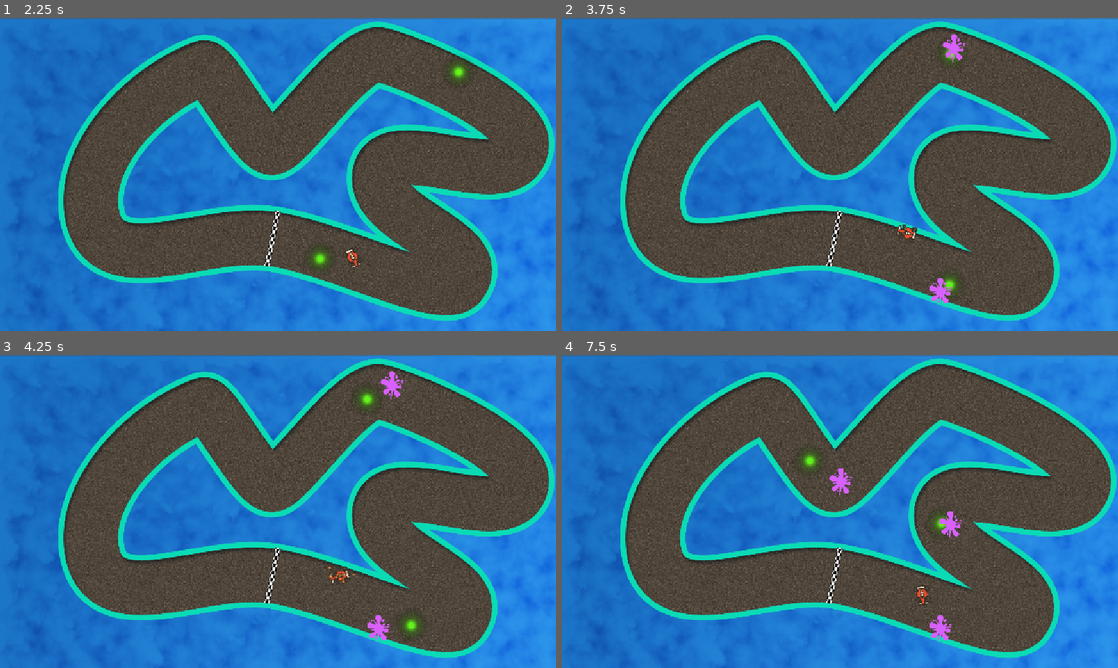
Above: before the commit, frames 1-4 (two rows, left to right).
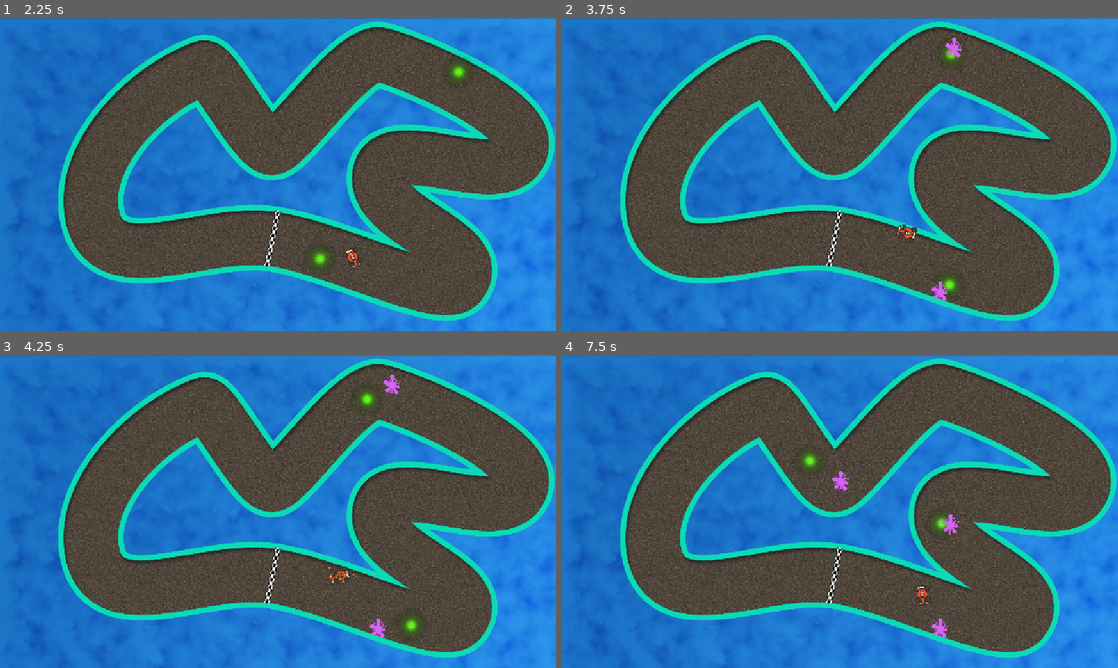
Above: after the commit, the same moments.

Repository: Sohamcodesabit/Top-down-Car-Game
Game: Godot game, scene res://Scenes/Track/Track.tscn
Two runs of this game, one before a commit and one after it. Both use one fixed random seed, a clock stepped at 60 frames per second and the inputs below.
Inputs:
- Up to frame 1 (2.25 s): hold Right (ui_right) 0.53-1.28 s; hold Left (ui_left) 1.28-2.03 s; hold Right (ui_right) from 2.03 s (still down)
- Up to frame 2 (3.75 s): release Right (ui_right) at 2.78 s; hold W (ui_up) 2.78-3.53 s; hold Left (ui_left) from 3.53 s (still down)
- Up to frame 3 (4.25 s): keep holding Left (ui_left)
- Up to frame 4 (7.5 s): release Left (ui_left) at 5.78 s; hold Right (ui_right) 5.78-6.53 s; hold W (ui_up) 6.53-7.28 s; hold Right (ui_right) from 7.28 s (still down)

Frame 1 is identical in both runs. In frame 2, 0.2% of the frame differs, in the area x 66-73%, y 5-92%; in frame 3, 0.2%; in frame 4, 0.3%, in the area x 48-72%, y 36-92%.

Commit message:
Lap Logic anti cheat

Diff:
--- a/Scenes/Car/Car.gd
+++ b/Scenes/Car/Car.gd
@@ -26,10 +26,18 @@
 var _bounce_target: Vector2 = Vector2.ZERO
 var _slip_tween: Tween
 var _state: CarState = CarState.DRIVING
+var _verifications_count: int = 0
+var _verifications_passed: Array[int] = []
+
 
 # Called when the node enters the scene tree for the first time.
 func _ready() -> void:
 	pass # Replace with function body.
+
+func _setup(vc: int) -> void:
+	_verifications_count = vc
+	pass
+
 
 
 # Called every frame. 'delta' is the elapsed time since the previous frame.
@@ -158,4 +166,16 @@
 
 
 func lap_completed() -> void:
-	pass
+	if _verifications_count == _verifications_passed.size():
+		print("lap completed")
+	_verifications_passed.clear()
+
+
+
+
+
+
+func hit_verification(verification_id: int) -> void:
+	if verification_id not in _verifications_passed:
+		_verifications_passed.append(verification_id)
+		pass
--- a/Scenes/Oil/Oil.tscn
+++ b/Scenes/Oil/Oil.tscn
@@ -4,7 +4,7 @@
 [ext_resource type="Texture2D" uid="uid://yyr47gbb1gym" path="res://Assets/Images/Oil.png" id="1_smbwj"]
 
 [sub_resource type="CircleShape2D" id="CircleShape2D_tlebx"]
-radius = 21.0
+radius = 15.4013
 
 [node name="Oil" type="Area2D"]
 collision_layer = 0
@@ -12,7 +12,7 @@
 
 [node name="Sprite2D" type="Sprite2D" parent="."]
 position = Vector2(1.6, -0.199999)
-scale = Vector2(0.4, 0.4)
+scale = Vector2(0.3, 0.3)
 texture = ExtResource("1_smbwj")
 
 [node name="CollisionShape2D" type="CollisionShape2D" parent="."]
--- a/Scenes/Track/Track.gd
+++ b/Scenes/Track/Track.gd
@@ -4,12 +4,20 @@
 class_name Track
 
 @onready var track_path: Path2D = $TrackPath
+@onready var verification_holder: Node = $VerificationHolder
+@onready var cars_holder: Node = $CarsHolder
 
 
 var _track_curve: Curve2D
 
 func _ready() -> void:
 	_track_curve = track_path.curve
+
+	for car in cars_holder.get_children():
+		if car is Car:
+			car._setup(verification_holder.get_children().size())
+
+
 
 
 func get_direction_to_path(from_pos: Vector2) -> Vector2:
@@ -20,3 +28,8 @@
 
 func _on_track_collison_area_entered(area: Area2D) -> void:
 	if area is Car: area.hit_boundary(get_direction_to_path(area.position))
+
+
+
+func _on_start_line_area_entered(area: Area2D) -> void:
+	if area is Car: area.lap_completed()
--- a/Scenes/Track/Track.tscn
+++ b/Scenes/Track/Track.tscn
@@ -6,6 +6,7 @@
 [ext_resource type="PackedScene" uid="uid://m6m4cynd8de0" path="res://Scenes/Car/Car.tscn" id="3_0ld5s"]
 [ext_resource type="PackedScene" uid="uid://8ilh1npg2ffi" path="res://Scenes/OilDropper/OilDropper.tscn" id="5_vfgym"]
 [ext_resource type="Texture2D" uid="uid://dec3bup5l0rha" path="res://Assets/Images/FinishLine.png" id="6_wtm8k"]
+[ext_resource type="PackedScene" uid="uid://ct71a6erffut3" path="res://Scenes/Verifiation/Verification.tscn" id="7_6d5m8"]
 
 [sub_resource type="Curve2D" id="Curve2D_0do6f"]
 _data = {
@@ -28,9 +29,6 @@
 position = Vector2(637.2, 322)
 scale = Vector2(0.8, 0.8)
 texture = ExtResource("1_fv5kj")
-
-[node name="Car" parent="." instance=ExtResource("3_0ld5s")]
-position = Vector2(731.2, 497)
 
 [node name="TrackCollison" type="Area2D" parent="."]
 position = Vector2(15.2, -2)
@@ -72,7 +70,26 @@
 
 [node name="CollisionShape2D" type="CollisionShape2D" parent="StartLine"]
 position = Vector2(0.532562, 0.126831)
-scale = Vector2(1, 1)
 shape = SubResource("RectangleShape2D_wtm8k")
 
+[node name="VerificationHolder" type="Node" parent="."]
+
+[node name="Verification" parent="VerificationHolder" instance=ExtResource("7_6d5m8")]
+position = Vector2(820, 393)
+rotation = -0.520872
+
+[node name="Verification2" parent="VerificationHolder" instance=ExtResource("7_6d5m8")]
+position = Vector2(643, 196)
+rotation = 0.783474
+
+[node name="Verification3" parent="VerificationHolder" instance=ExtResource("7_6d5m8")]
+position = Vector2(207, 291)
+rotation = 0.425772
+
+[node name="CarsHolder" type="Node" parent="."]
+
+[node name="Car" parent="CarsHolder" instance=ExtResource("3_0ld5s")]
+position = Vector2(731.2, 497)
+
 [connection signal="area_entered" from="TrackCollison" to="." method="_on_track_collison_area_entered"]
+[connection signal="area_entered" from="StartLine" to="." method="_on_start_line_area_entered"]
--- /dev/null
+++ b/Scenes/Verifiation/Verification.gd
@@ -0,0 +1,5 @@
+extends Area2D
+
+
+func _on_area_entered(area: Area2D) -> void:
+	if area is Car:area.hit_verification(get_instance_id())
--- /dev/null
+++ b/Scenes/Verifiation/Verification.tscn
@@ -0,0 +1,15 @@
+[gd_scene load_steps=3 format=3 uid="uid://ct71a6erffut3"]
+
+[ext_resource type="Script" uid="uid://bmb1avbbb3jc3" path="res://Scenes/Verifiation/Verification.gd" id="1_ky8lr"]
+
+[sub_resource type="RectangleShape2D" id="RectangleShape2D_pr83k"]
+size = Vector2(140, 5)
+
+[node name="Verification" type="Area2D"]
+collision_layer = 0
+script = ExtResource("1_ky8lr")
+
+[node name="CollisionShape2D" type="CollisionShape2D" parent="."]
+shape = SubResource("RectangleShape2D_pr83k")
+
+[connection signal="area_entered" from="." to="." method="_on_area_entered"]
Not shown: 1 places in Scenes/Track/Track.tscn that only renumber resources
Not shown, added: Scenes/Verifiation/Verification.gd.uid
